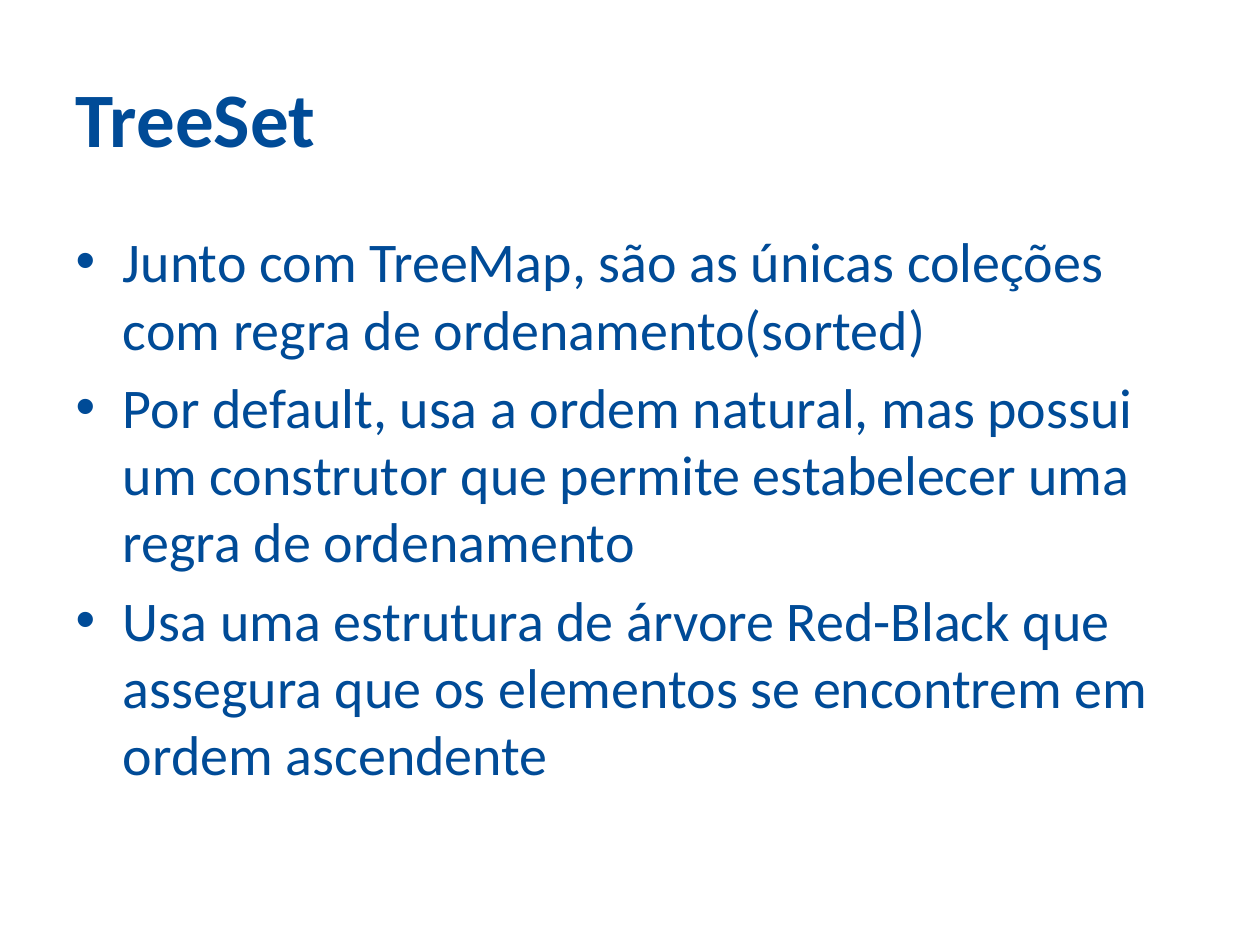
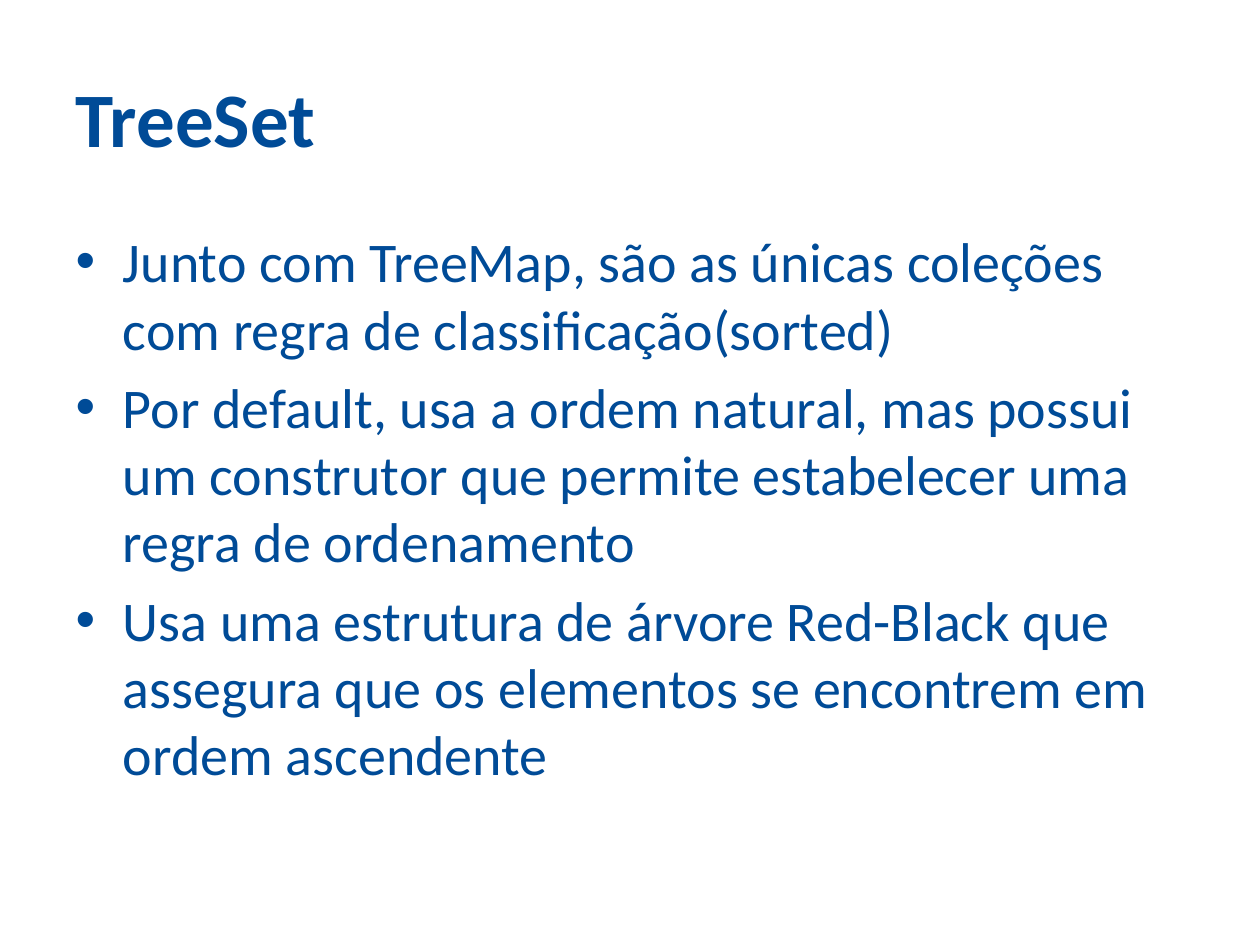
Before and after one commit to ozieljose/java6cert, a slide deck: slide 35 of slides/15-Collections.pptx. Drawn at 1260x945 pixels with LibreOffice and Linux fonts; fonts in the diff are those of the drawing; background and template pictures are left out. Boxes give left, top, right and bottom in pixels: in the first picture for what was removed or moved away, otherwise in the second. Text is boxed around its words. In the diff, an @@ line names an element or a change of style, - is before the commit and + after.

```diff
--- a/slides/15-Collections.pptx
+++ b/slides/15-Collections.pptx
@@ text at <box>123,243,1103,360</box>: text changed @@
-• Junto com TreeMap, são as únicas coleções com regra de ordenamento(sorted)
+• Junto com TreeMap, são as únicas coleções com regra de classificação(sorted)
```
Also in this commit, not shown: 16 other slides changed, 1 other file.
